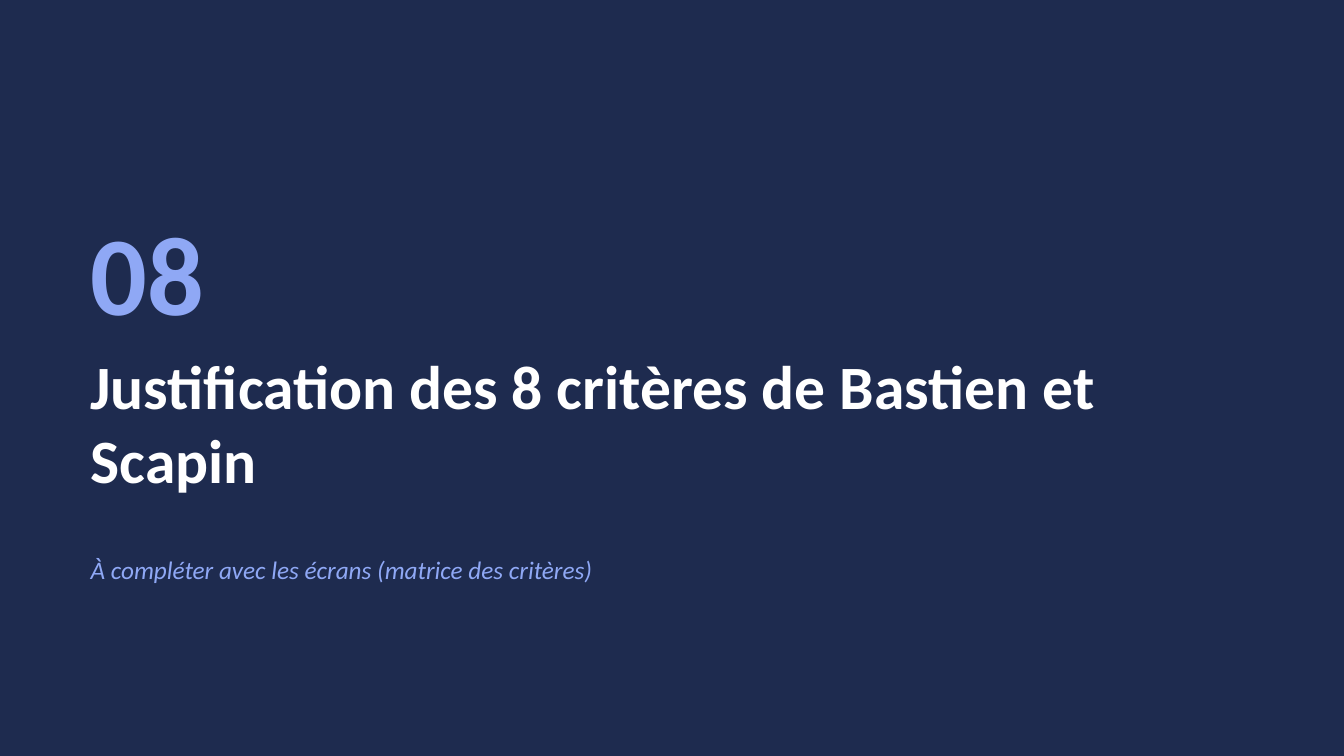
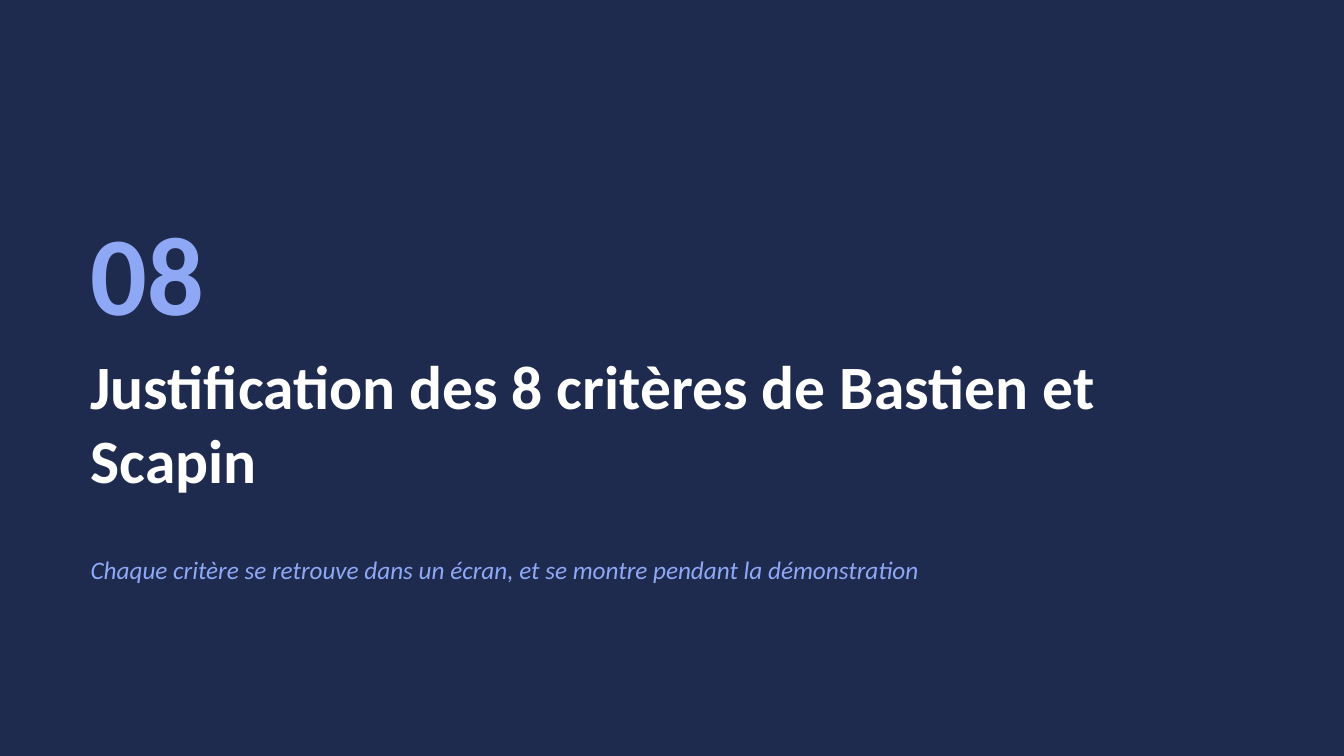
Before and after one commit to kaderouadahi/EcoBudget, a slide deck: slide 45 of livrables/EcoBudget.pptx. Drawn at 1344x756 pixels with LibreOffice and Linux fonts; fonts in the diff are those of the drawing. Boxes give left, top, right and bottom in pixels: in the first picture for what was removed or moved away, otherwise in the second. Text is boxed around its words. In the diff, an @@ line names an element or a change of style, - is before the commit and + after.

```diff
--- a/livrables/EcoBudget.pptx
+++ b/livrables/EcoBudget.pptx
@@ text at box(91, 561, 918, 583): text changed @@
-À compléter avec les écrans (matrice des critères)
+Chaque critère se retrouve dans un écran, et se montre pendant la démonstration
```
Also in this commit, not shown: 9 other slides changed, 7 slides added.
